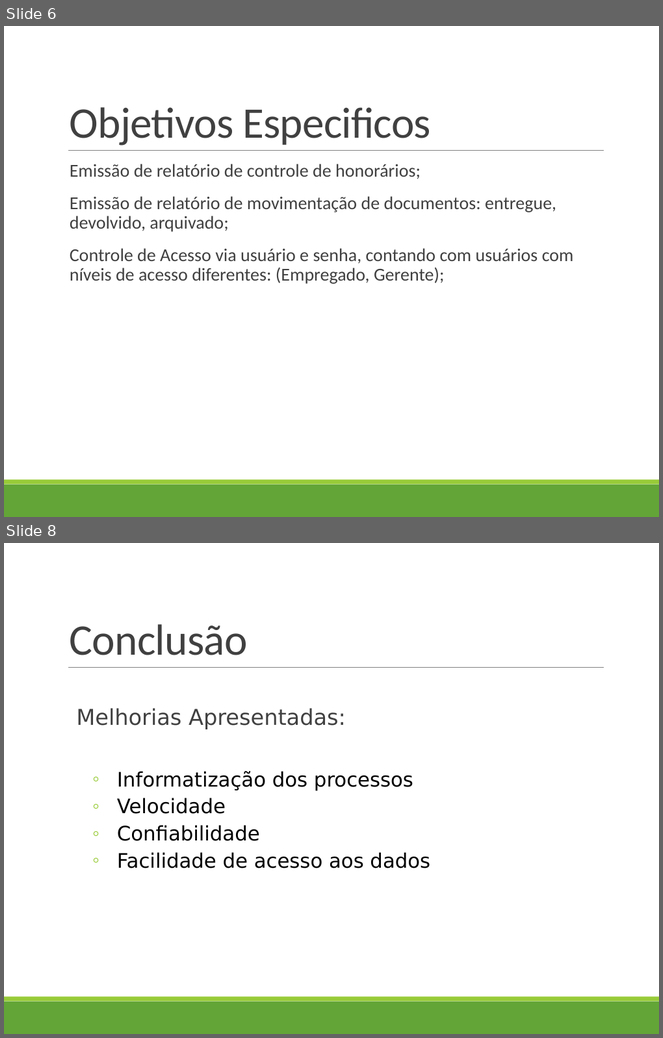
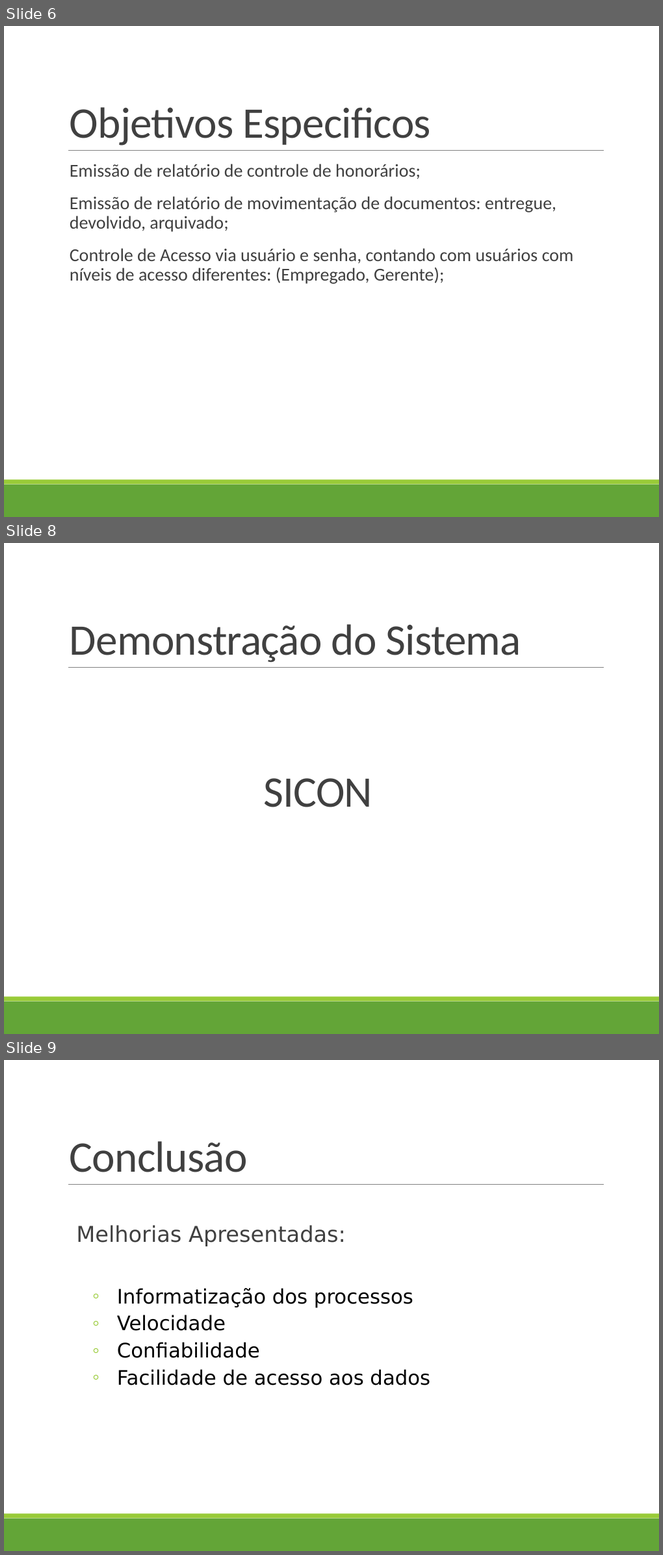
Before and after one commit to luisguipso/tcc, a slide deck: Documentos/Apresentacao - SICON.pptx. Shown one above the other, each under a label of ours: slides 6 and 8 before the commit, slides 6, 8 and 9 after it; the slides between them are not shown. The pictures are 663x1038 and 663x1555 pixels, drawn with LibreOffice and Linux fonts; fonts in the diff are those of the drawing. Boxes give left, top, right and bottom in pixels: in the first picture for what was removed or moved away, otherwise in the second. Text is boxed around its words. In the diff, an @@ line names an element or a change of style, - is before the commit and + after.

```diff
--- a/Documentos/Apresentacao - SICON.pptx
+++ b/Documentos/Apresentacao - SICON.pptx
@@ slide 8 added at (4, 543, 659, 1034), background #FFFFFF; not listed: 3 template elements that a slide beside it also shows @@
@@ title added at (70, 624, 521, 663), 48 pt, text #404040 @@
+Demonstração do Sistema
@@ text added at (263, 778, 373, 808), 48 pt, text #404040 @@
+SICON
@@ what was slide 8 is now slide 9 @@
```
Also in this commit, not shown: 2 slides changed.
